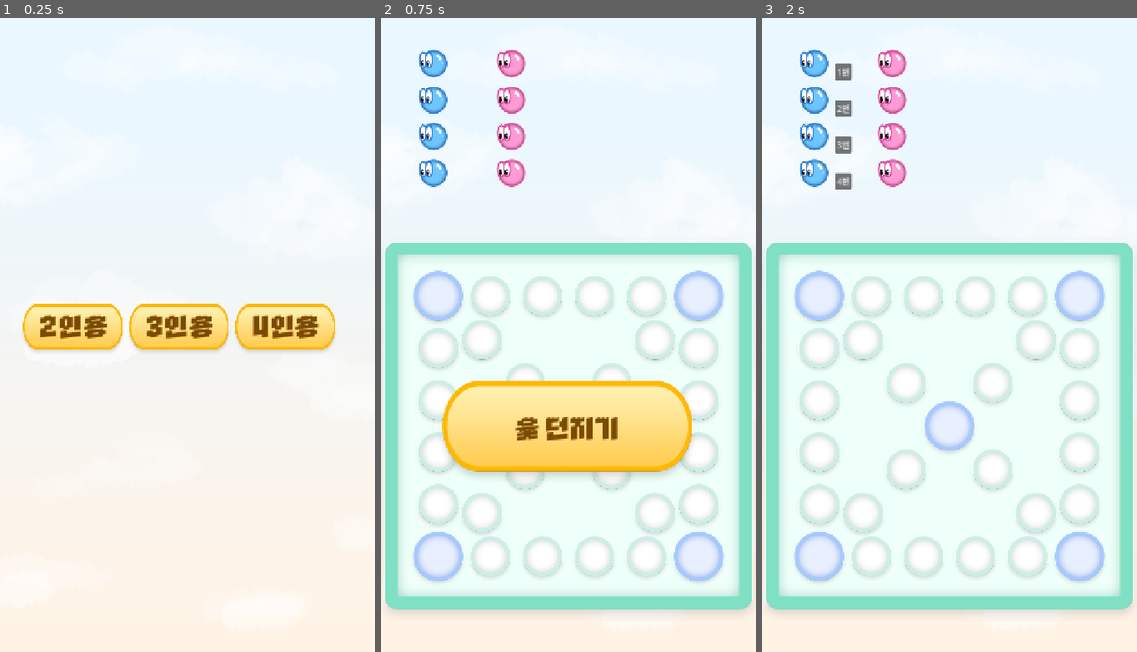
Above: before the commit, frames 1-3 (left to right).
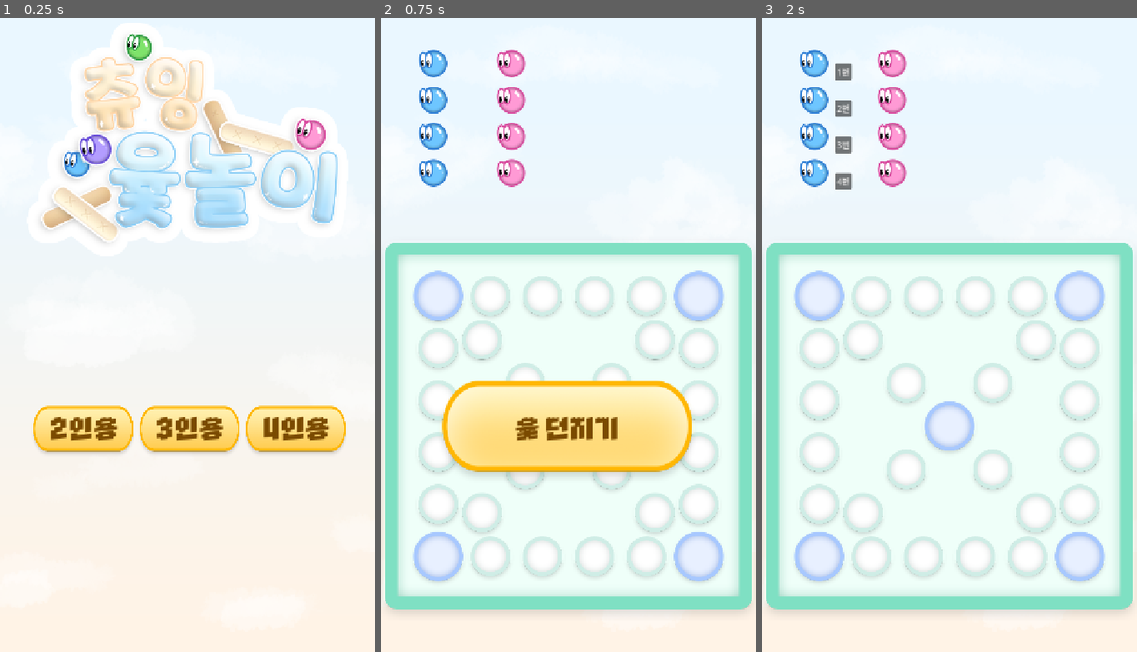
Above: after the commit, the same moments.

Repository: OjOj717/Yut-Nori-html-Project
Game: Godot game, scene res://Scene/title.tscn
The game is run twice, just before and just after one commit, with the same random seed, the same clock (stepped at 60 frames per second) and the same inputs.
Inputs:
- Up to frame 1 (0.25 s): no input
- Up to frame 2 (0.75 s): click "2인용" at 0.5 s
- Up to frame 3 (2 s): click "윷 던지기" at 1.25 s

The runs differ from the first frame. In frame 1, 20% of the frame differs, in the area x 6-93%, y 2-69%; in frame 2, 2.6%; in frame 3, nothing differs.

Commit message:
add logo

Diff:
--- a/yut-nori-html/Scene/title.tscn
+++ b/yut-nori-html/Scene/title.tscn
@@ -1,8 +1,9 @@
-[gd_scene load_steps=10 format=3 uid="uid://c7jowfg5fr6hs"]
+[gd_scene load_steps=11 format=3 uid="uid://c7jowfg5fr6hs"]
 
 [ext_resource type="Texture2D" uid="uid://62bjcsy8lh6m" path="res://Img/BG.png" id="1_75qdg"]
 [ext_resource type="Script" uid="uid://c4lai0jwdkhxv" path="res://Scripts/title.gd" id="1_gcboo"]
 [ext_resource type="FontFile" uid="uid://brq4cv650tjwb" path="res://Font/Cafe24PROUP.ttf" id="1_h6y6f"]
+[ext_resource type="Texture2D" uid="uid://dytw20i2oju17" path="res://Img/logo_ko.png" id="3_xriko"]
 [ext_resource type="Texture2D" uid="uid://bwnpd8xiq0mx" path="res://Img/b_rec.png" id="4_p6i14"]
 [ext_resource type="Texture2D" uid="uid://ctoe66dqqc5ne" path="res://Img/b_p_rec.png" id="5_xriko"]
 [ext_resource type="Texture2D" uid="uid://c0xm1nme8fwcd" path="res://Img/b_h_rec.png" id="6_p5xl0"]
@@ -23,15 +24,19 @@
 position = Vector2(360, 639)
 texture = ExtResource("1_75qdg")
 
+[node name="Sprite2D" type="Sprite2D" parent="."]
+position = Vector2(360, 296)
+texture = ExtResource("3_xriko")
+
 [node name="CanvasLayer" type="CanvasLayer" parent="."]
 
 [node name="StartMenu" type="Node2D" parent="CanvasLayer"]
 
 [node name="HBoxContainer" type="HBoxContainer" parent="CanvasLayer/StartMenu"]
-offset_left = 40.0
-offset_top = 568.0
-offset_right = 692.0
-offset_bottom = 753.0
+offset_left = 60.0
+offset_top = 764.0
+offset_right = 712.0
+offset_bottom = 949.0
 
 [node name="2" type="Button" parent="CanvasLayer/StartMenu/HBoxContainer"]
 custom_minimum_size = Vector2(200, 100)
Binary file added: yut-nori-html/Img/logo_en.png
Not shown, added: yut-nori-html/Img/logo_en.png.import
Binary file added: yut-nori-html/Img/logo_ko.png
Not shown, added: yut-nori-html/Img/logo_ko.png.import
Not shown, changed: yut-nori-html/index.html
Not shown, changed: yut-nori-html/index.pck
